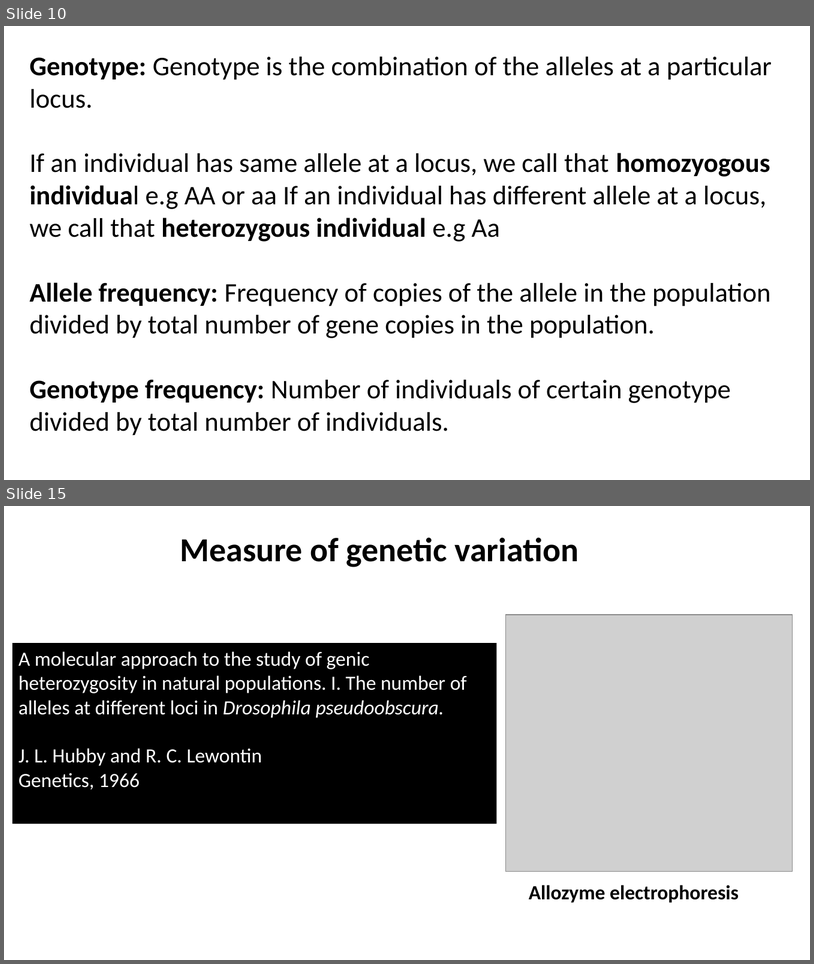
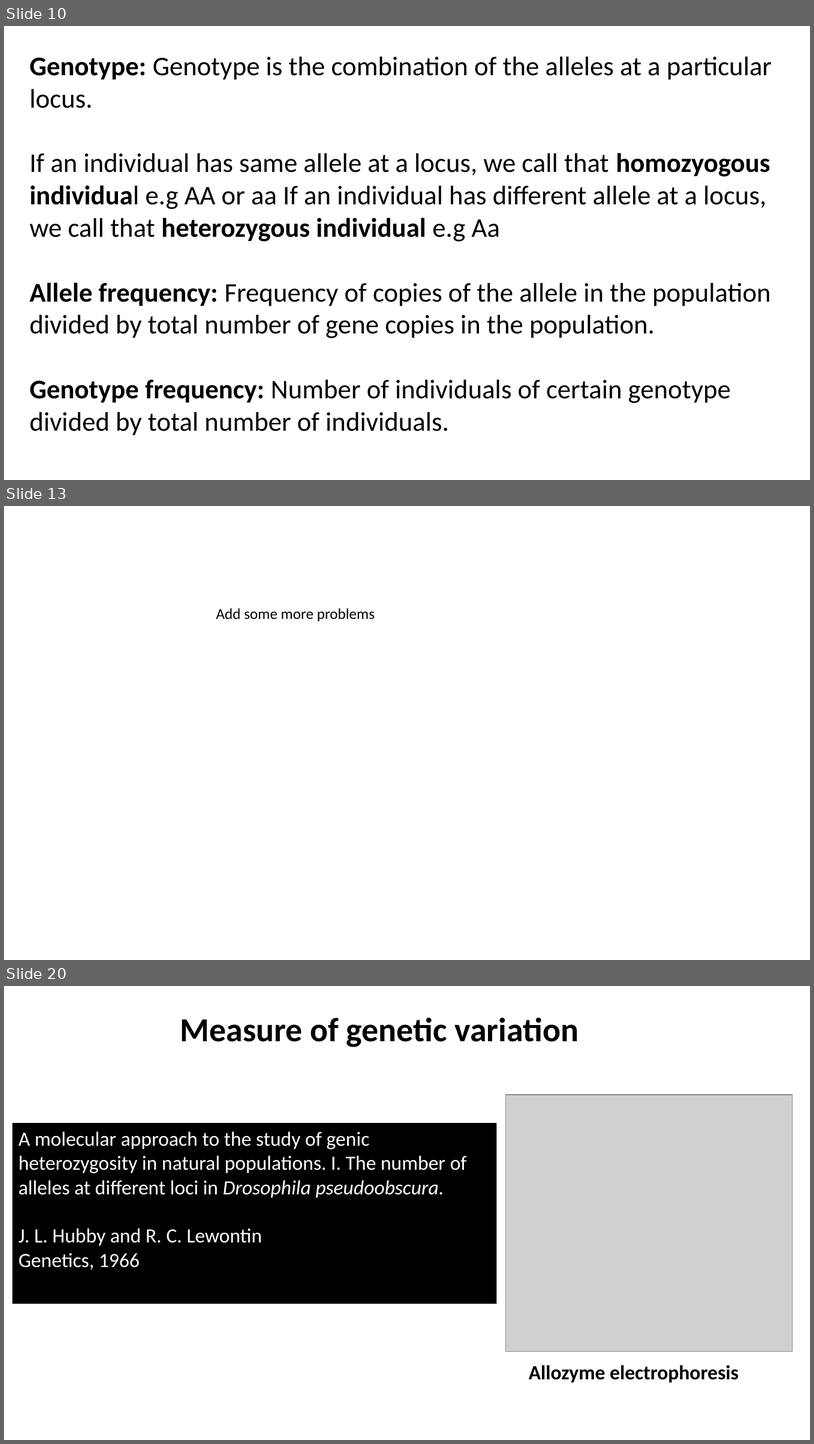
Before and after one commit to shankarkshakya/geppopgen, a slide deck: New Microsoft PowerPoint Presentation.pptx. Shown one above the other, each under a label of ours: slides 10 and 15 before the commit, slides 10, 13 and 20 after it; the slides between them are not shown. The pictures are 814x964 and 814x1444 pixels, drawn with LibreOffice and Linux fonts; fonts in the diff are those of the drawing; grey boxes stand for pictures. Boxes give left, top, right and bottom in pixels: in the first picture for what was removed or moved away, otherwise in the second. Text is boxed around its words. In the diff, an @@ line names an element or a change of style, - is before the commit and + after.

```diff
--- a/New Microsoft PowerPoint Presentation.pptx
+++ b/New Microsoft PowerPoint Presentation.pptx
@@ slide 13 added at (x1=4, y1=506, x2=810, y2=960), background #FFFFFF @@
@@ text added at (x1=216, y1=608, x2=375, y2=621), 18 pt, text #000000 @@
+Add some more problems
@@ what was slide 15 is now slide 20 @@
```
Also in this commit, not shown: 6 slides changed, 7 other slides added, 3 slides removed, 16 other files.
